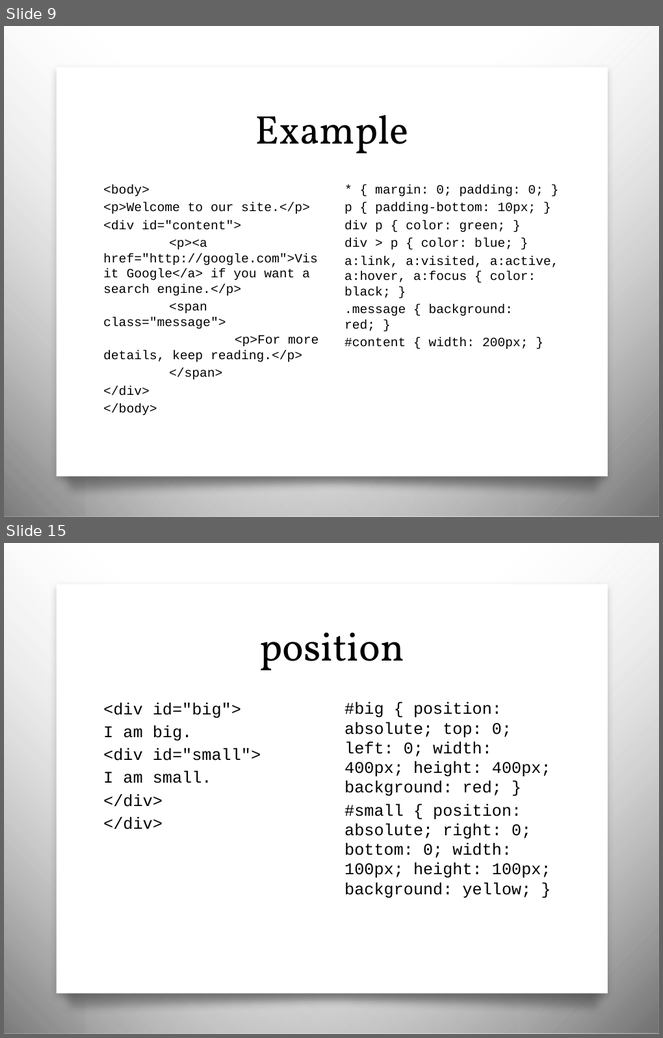
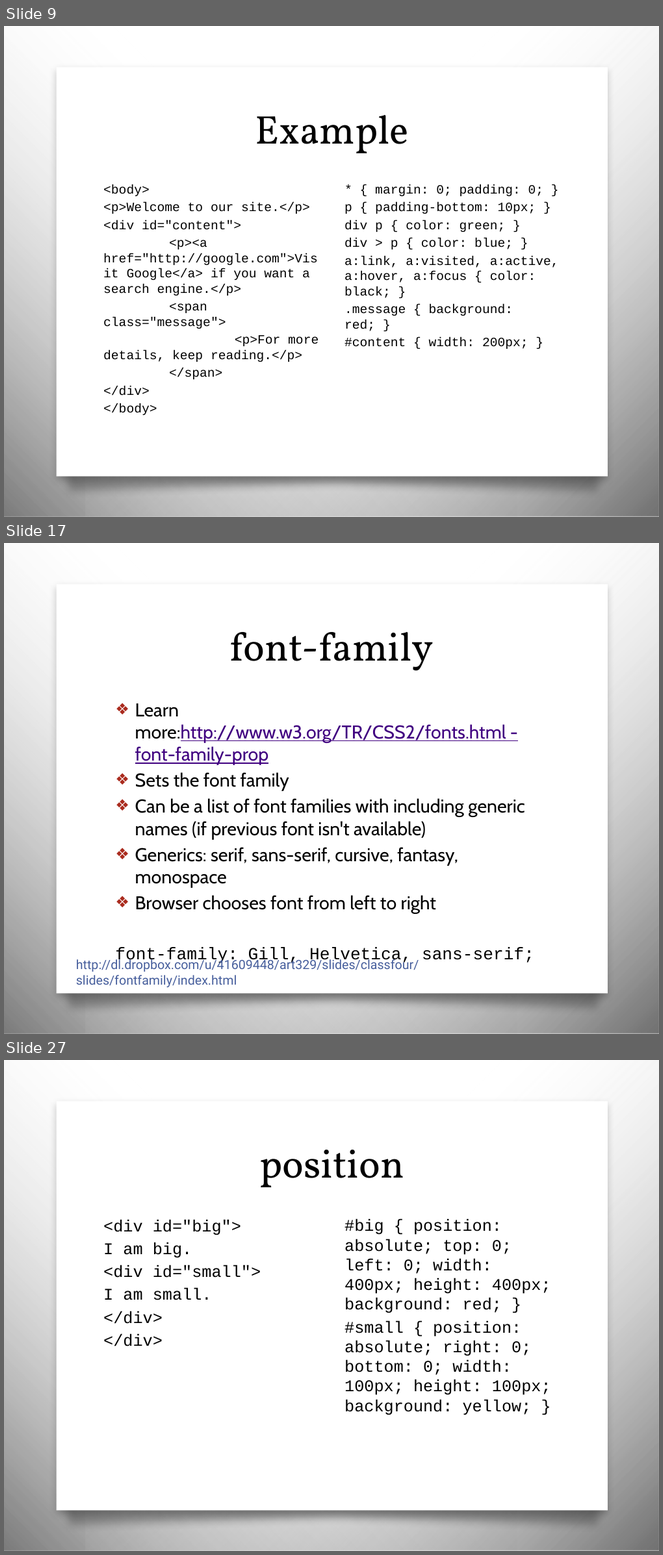
Before and after one commit to awayken/USF-ART329, a slide deck: slides/classthree/slides.pptx. Shown one above the other, each under a label of ours: slides 9 and 15 before the commit, slides 9, 17 and 27 after it; the slides between them are not shown. The pictures are 663x1038 and 663x1555 pixels, drawn with LibreOffice and Linux fonts; fonts in the diff are those of the drawing; background and template pictures are left out. Boxes give left, top, right and bottom in pixels: in the first picture for what was removed or moved away, otherwise in the second. Text is boxed around its words. In the diff, an @@ line names an element or a change of style, - is before the commit and + after.

```diff
--- a/slides/classthree/slides.pptx
+++ b/slides/classthree/slides.pptx
@@ slide 17 added at [4,543,659,1034], background picture (left out); not listed: 4 template elements that a slide beside it also shows @@
@@ title added at [230,632,434,671], 44 pt, text #000000 @@
+font-family
@@ text added at [115,704,534,965], 20.4 pt, text #000000 @@
+❖ Learn more:http://www.w3.org/TR/CSS2/fonts.html - font-family-prop
+❖ Sets the font family
+❖ Can be a list of font families with including generic names (if previous font isn't available)
+❖ Generics: serif, sans-serif, cursive, fantasy, monospace
+❖ Browser chooses font from left to right
+font-family: Gill, Helvetica, sans-serif;
@@ text added at [76,958,419,988], 14 pt, text #465E9C @@
+http://dl.dropbox.com/u/41609448/art329/slides/classfour/slides/fontfamily/index.html
@@ what was slide 15 is now slide 27 @@
```
Also in this commit, not shown: 5 slides changed, 12 other slides added, 28 other files.
